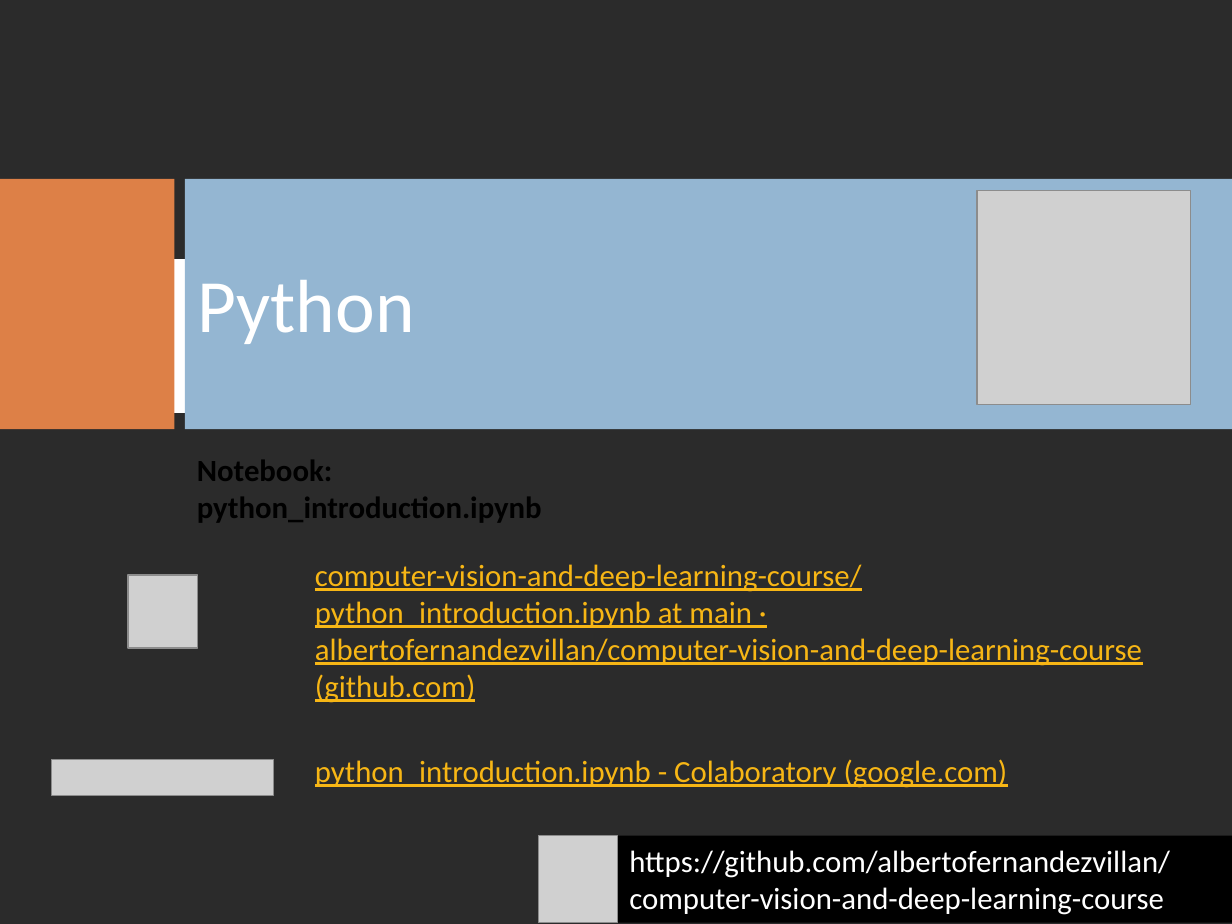
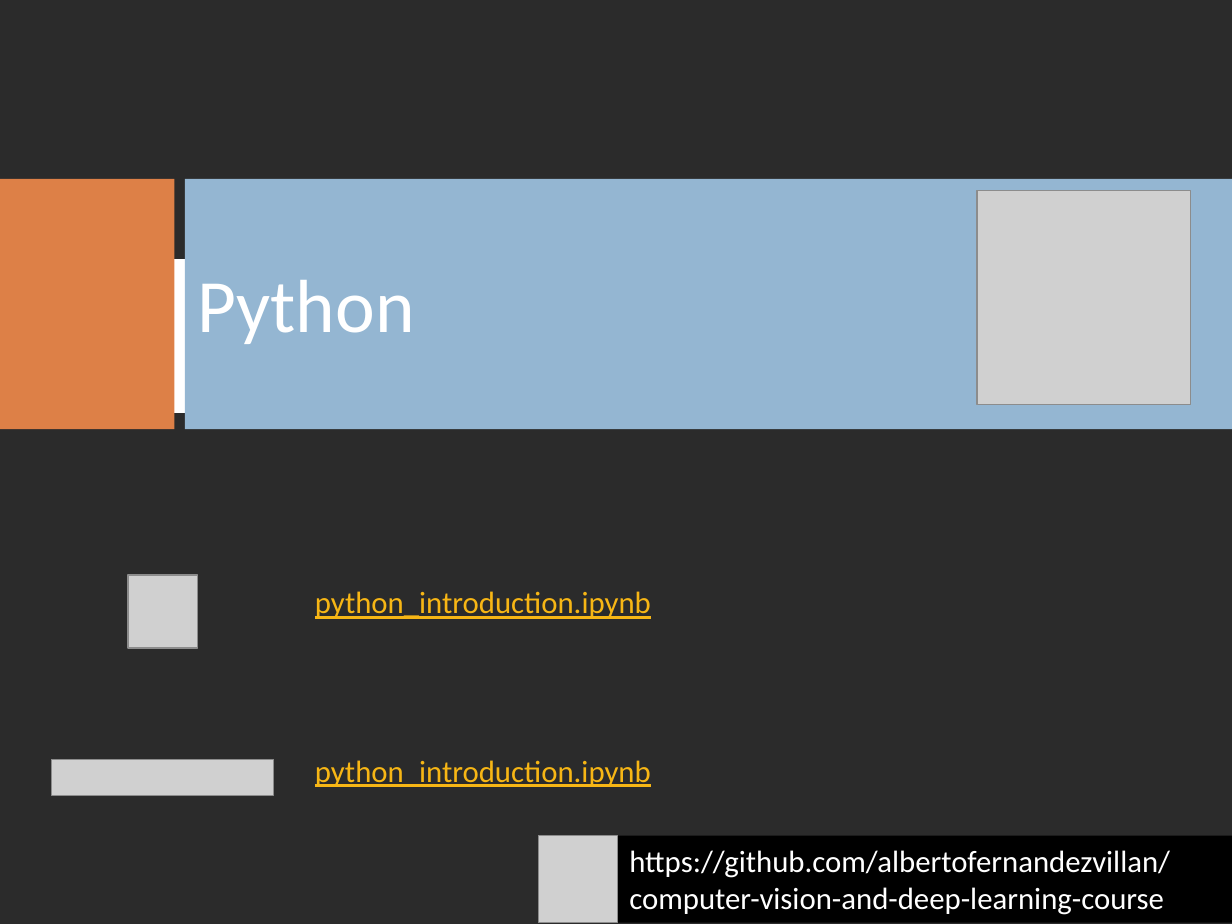
Before and after one commit to albertofernandezvillan/computer-vision-and-deep-learning-course, a slide deck: slide 2 of presentations/Python.pptx. Drawn at 1232x924 pixels with LibreOffice and Linux fonts; fonts in the diff are those of the drawing; grey boxes stand for pictures; background and template pictures are left out; a plain dark background stands for a picture behind light text. Boxes give left, top, right and bottom in pixels: in the first picture for what was removed or moved away, otherwise in the second. Text is boxed around its words. In the diff, an @@ line names an element or a change of style, - is before the commit and + after.

```diff
--- a/presentations/Python.pptx
+++ b/presentations/Python.pptx
@@ text removed at <box>197,460,542,522</box> @@
-Notebook: python_introduction.ipynb
@@ text at <box>315,591,651,619</box>: text changed @@
-computer-vision-and-deep-learning-course/python_introduction.ipynb at main · albertofernandezvillan/computer-vision-and-deep-learning-course (github.com)
+python_introduction.ipynb
@@ text at <box>315,760,651,787</box>: text changed @@
-python_introduction.ipynb - Colaboratory (google.com)
+python_introduction.ipynb
```
